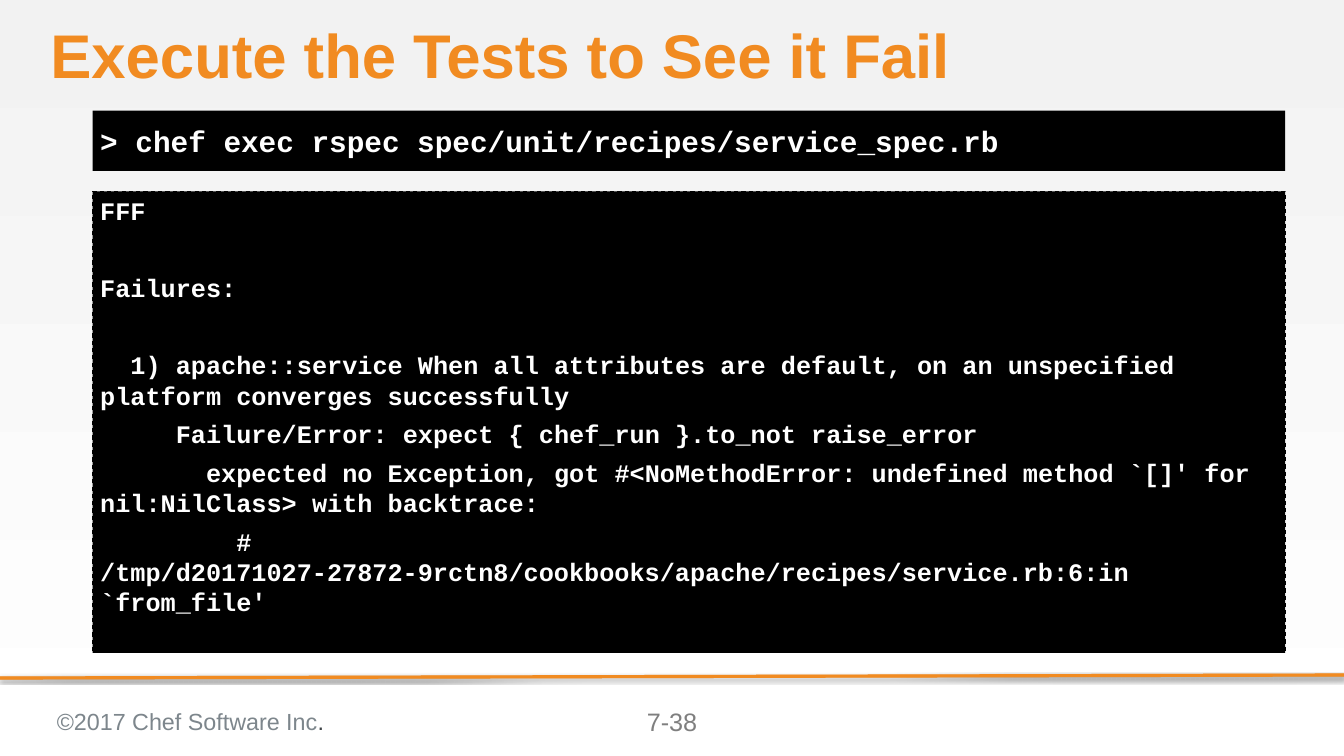
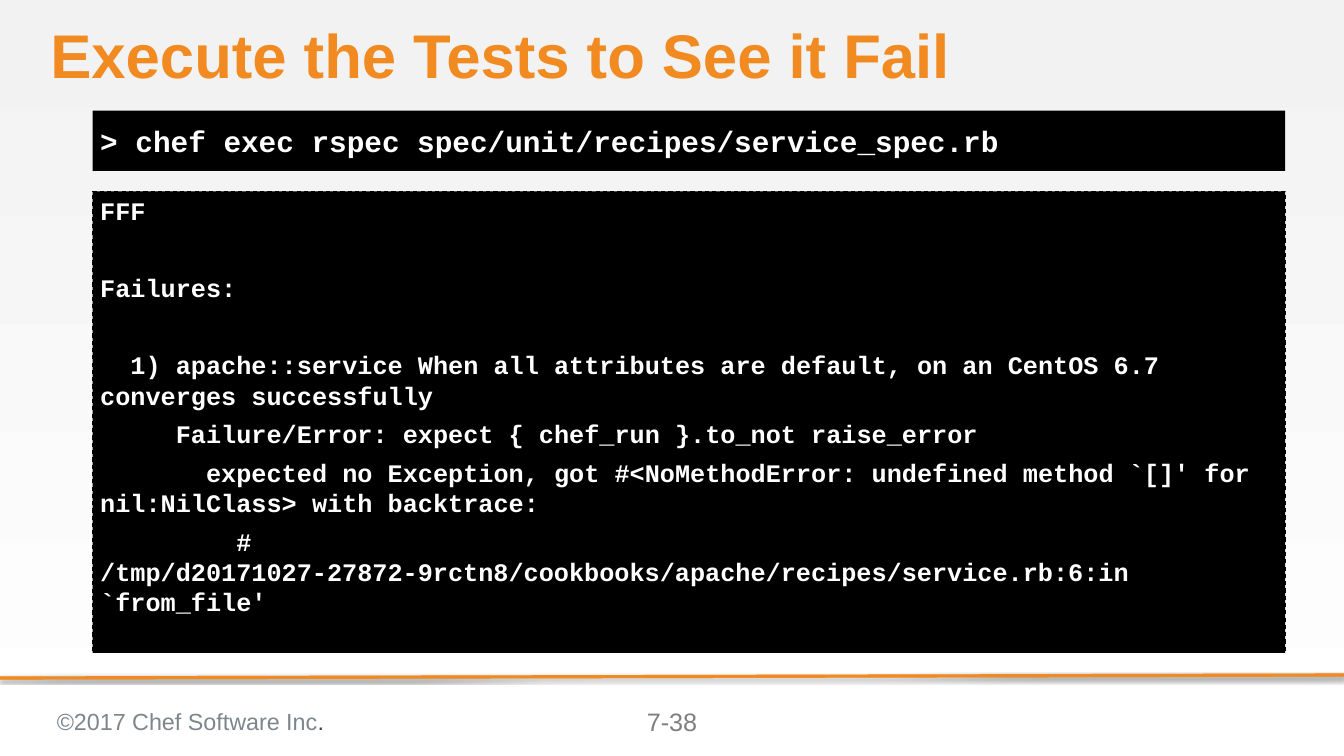
Before and after one commit to ericheiser/chef-intermediate, a slide deck: slide 38 of 07-refactoring_to_attributes.pptx. Drawn at 1344x756 pixels with LibreOffice and Linux fonts; fonts in the diff are those of the drawing; background and template pictures are left out. Boxes give left, top, right and bottom in pixels: in the first picture for what was removed or moved away, otherwise in the second. Text is boxed around its words. In the diff, an @@ line names an element or a change of style, - is before the commit and + after.

Commit message:
Fixes #117 the unspecifed platform in the specs are gone
It now defaults to CentOS and encourages the learner to make the
changes immediately.

```diff
--- a/07-refactoring_to_attributes.pptx
+++ b/07-refactoring_to_attributes.pptx
@@ text at [100, 356, 1159, 411]: text changed @@
-1) apache::service When all attributes are default, on an unspecified platform converges successfully
+1) apache::service When all attributes are default, on an CentOS 6.7 converges successfully
```
Also in this commit, not shown: 1 other slide changed, 3 other files.
